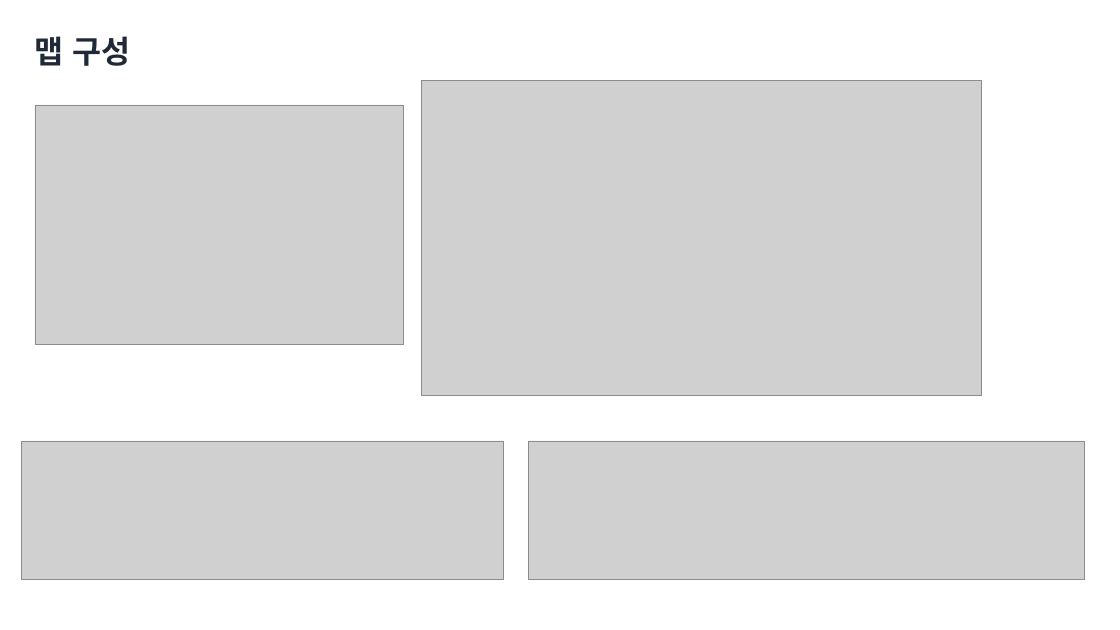
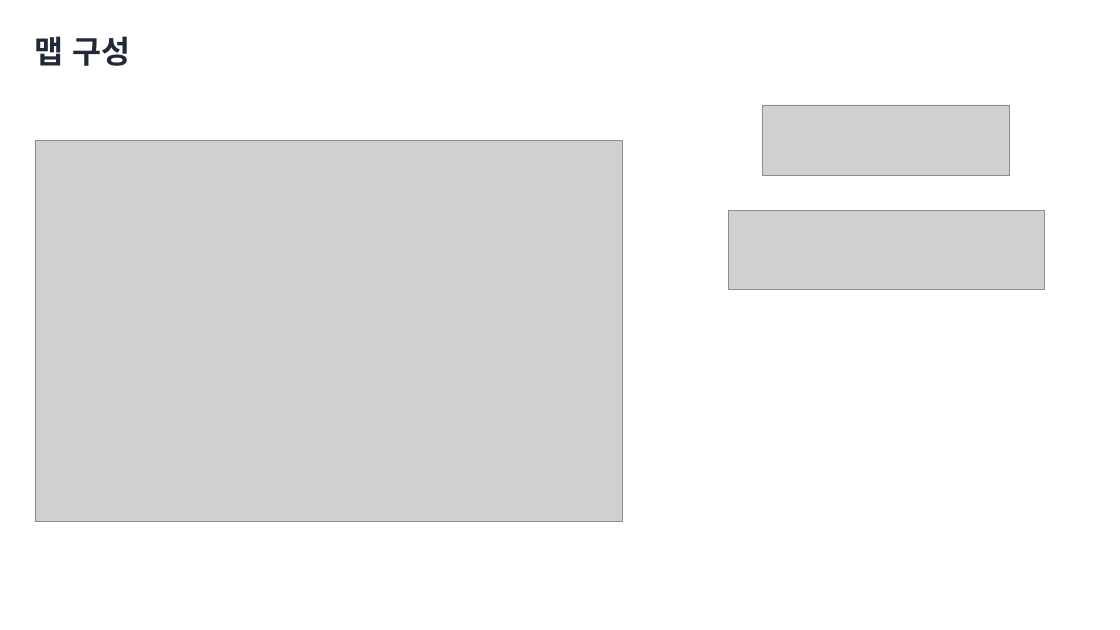
Before and after one commit to yunseo0129/2025_CapstoneGame, a slide deck: slide 7 of Design/종합설계기획.pptx. Drawn at 1120x630 pixels with LibreOffice and Linux fonts; fonts in the diff are those of the drawing; grey boxes stand for pictures; background and template pictures are left out. Boxes give left, top, right and bottom in pixels: in the first picture for what was removed or moved away, otherwise in the second. Text is boxed around its words. In the diff, an @@ line names an element or a change of style, - is before the commit and + after.

```diff
--- a/Design/종합설계기획.pptx
+++ b/Design/종합설계기획.pptx
@@ picture removed at [422,81,982,396] @@
@@ picture: place and size @@
-picture at [22,441,504,580]
+picture at [763,105,1010,176]
@@ picture: place and size @@
-picture at [35,105,404,344]
+picture at [35,140,623,522]
@@ picture: place and size @@
-picture at [528,441,1085,580]
+picture at [728,211,1044,289]
```
Also in this commit, not shown: 4 other slides changed, 2 slides added.
